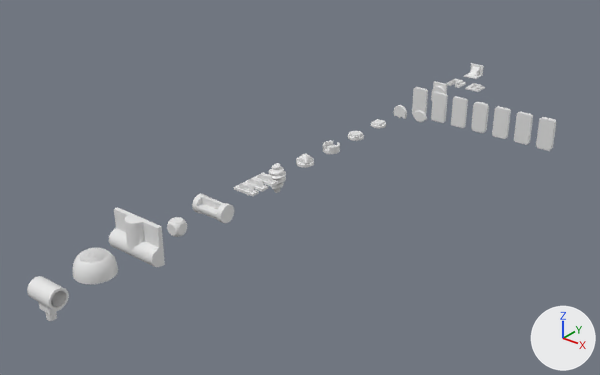
A saved change to the Blender file MyModelChallenge.blend.
Camera for both pictures: a 50 mm lens placed at (53.8, -33.1, 38.7), pointed at (0.9, 32.9, -2.2). Arrows for +X, +Y and +Z are at lower right; the lights stay in place.

In view in the first picture: 'Cylinder.001', 'Day01', 'Day02_1', 'Day03_1', 'Day04_1', 'Day04_2', 'Day04_3', 'Day04_4', 'Day04_5', 'Day04_6', 'Day04_7', 'Day05_1', 'Day05_2', 'Day06_1', 'Day07_1', 'Day08_1', 'Day11_1', 'Day12_1', 'Day14_1', 'Day15_1', 'Outer Layer'.
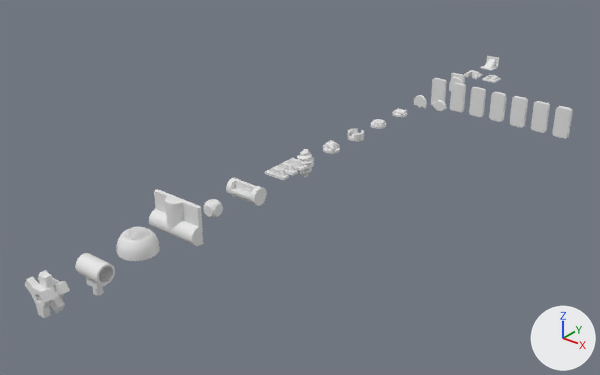
ob_day10_1 is not drawn itself; it is the parent of ob_cylinder.

Edits to the bpy script that builds the scene:
```text
Add me_cylinder_003:
    me_cylinder_003.from_pydata(...)  # 330 vertices, 309 faces; spans x -1.85..1.83, y -1.83..1.83, z 0.0..1.0
    me_cylinder_003.polygons.foreach_set('use_smooth', [True] * 309)
Change ob_day01:
    ob_day01.location: (0.0, 75.0, 0.0) -> (0.0, 80.0, 0.0)
Change ob_day02_1:
    ob_day02_1.location: (3.0, 70.0, 0.0) -> (3.0, 75.0, 0.0)
Change ob_day03_1:
    ob_day03_1.location: (0.07, 65.0, 0.0) -> (0.07, 70.0, 0.0)
Change ob_day04_1:
    ob_day04_1.location: (18.0, 60.0, 0.0) -> (18.0, 65.0, 0.0)
Change ob_day04_7:
    ob_day04_7.location: (0.0, 60.0, 0.0) -> (0.0, 65.0, 0.0)
Change ob_day04_2:
    ob_day04_2.location: (15.0, 60.0, 0.0) -> (15.0, 65.0, 0.0)
Change ob_day04_3:
    ob_day04_3.location: (12.0, 60.0, 0.0) -> (12.0, 65.0, 0.0)
Change ob_day04_4:
    ob_day04_4.location: (9.0, 60.0, 0.0) -> (9.0, 65.0, 0.0)
Change ob_day04_5:
    ob_day04_5.location: (6.0, 60.0, 0.0) -> (6.0, 65.0, 0.0)
Change ob_day04_6:
    ob_day04_6.location: (3.0, 60.0, 0.0) -> (3.0, 65.0, 0.0)
Change ob_day05_1:
    ob_day05_1.location: (3.0, 55.0, 0.0) -> (3.0, 60.0, 0.0)
Change ob_day05_2:
    ob_day05_2.location: (0.0, 55.0, 0.0) -> (0.0, 60.0, 0.0)
Change ob_day06_1:
    ob_day06_1.location: (0.0, 50.0, 0.0) -> (0.0, 55.0, 0.0)
Change ob_day07_1:
    ob_day07_1.location: (0.0, 45.0, 0.0) -> (0.0, 50.0, 0.0)
Change ob_day08_1:
    ob_day08_1.location: (0.0, 40.0, 0.0) -> (0.0, 45.0, 0.0)
Change ob_day10_1:
    ob_day10_1.location: (0.0, 30.0, 0.0) -> (0.0, 35.0, 0.0)
Change ob_day11_1:
    ob_day11_1.location: (0.0, 25.0, 0.0) -> (0.0, 30.0, 0.0)
Change ob_day12_1:
    ob_day12_1.location: (0.0, 20.0, 0.0) -> (0.0, 25.0, 0.0)
Change ob_day14_1:
    ob_day14_1.location: (0.0, 10.0, 0.0) -> (0.0, 15.0, 0.0)
Change ob_day15_1:
    ob_day15_1.location: (0.0, 5.0, 0.0) -> (0.0, 10.0, 0.0)
Change ob_cylinder_001:
    ob_cylinder_001.location: (0.0, 0.0, 0.0) -> (0.0, 5.0, 0.0)
Add ob_day17_1:
    ob_day17_1 = bpy.data.objects.new('Day17_1', me_cylinder_003)
    ob_day17_1.location = (0.0, 0.0, 0.0)
    ob_day17_1.rotation_euler = (1.571, 0.524, 0.0)  # degrees (90, 30, 0)
    _m = ob_day17_1.modifiers.new('Subdivision', 'SUBSURF')
    _m.levels = 3
    _m = ob_day17_1.modifiers.new('Mirror', 'MIRROR')
    _m.use_axis = (False, False, True)
    _m.use_clip = True
```

Where the change shows, as pixel boxes (x1, y1, x2, y2) in the pictures (600 x 375 px):
'Day14_1', moved
    before: (109, 207, 165, 267)
    after: (149, 189, 203, 246)
'Cylinder.001', moved
    before: (27, 276, 69, 321)
    after: (75, 253, 115, 296)
'Outer Layer', moved
    before: (73, 248, 118, 284)
    after: (117, 227, 160, 261)
'Day12_1', moved
    before: (192, 194, 234, 224)
    after: (226, 178, 267, 206)
'Day17_1', added
    after: (25, 270, 70, 318)
'Day11_1', moved
    before: (234, 172, 278, 196)
    after: (265, 158, 307, 180)
'Day04_1', moved
    before: (536, 117, 556, 151)
    after: (553, 106, 573, 139)
'Day04_2', moved
    before: (514, 112, 533, 145)
    after: (531, 101, 550, 133)
'Day04_3', moved
    before: (492, 106, 511, 139)
    after: (510, 96, 528, 128)
'Day04_4', moved
    before: (471, 102, 489, 133)
    after: (489, 92, 506, 122)
'Day04_5', moved
    before: (451, 96, 468, 128)
    after: (469, 87, 486, 117)
'Day04_6', moved
    before: (431, 92, 448, 123)
    after: (450, 82, 466, 113)
'Day04_7', moved
    before: (412, 87, 428, 115)
    after: (431, 78, 447, 106)
'Cylinder', moved
    before: (268, 163, 286, 193)
    after: (297, 149, 314, 178)
'Day15_1', moved
    before: (79, 248, 108, 262)
    after: (123, 227, 150, 240)
'Day01', moved
    before: (464, 63, 484, 79)
    after: (480, 56, 499, 71)
'Day08_1', moved
    before: (323, 141, 340, 154)
    after: (348, 129, 364, 141)
'Day03_1', moved
    before: (431, 81, 448, 100)
    after: (449, 73, 465, 91)
'Day05_2', moved
    before: (393, 105, 407, 119)
    after: (414, 95, 427, 108)
'Day07_1', moved
    before: (348, 131, 364, 141)
    after: (371, 119, 386, 129)
'Day05_1', moved
    before: (413, 110, 427, 122)
    after: (433, 100, 447, 112)
'Day06_1', moved
    before: (371, 119, 386, 128)
    after: (392, 108, 407, 117)
'Day02_1', moved
    before: (465, 83, 485, 92)
    after: (482, 75, 501, 83)
